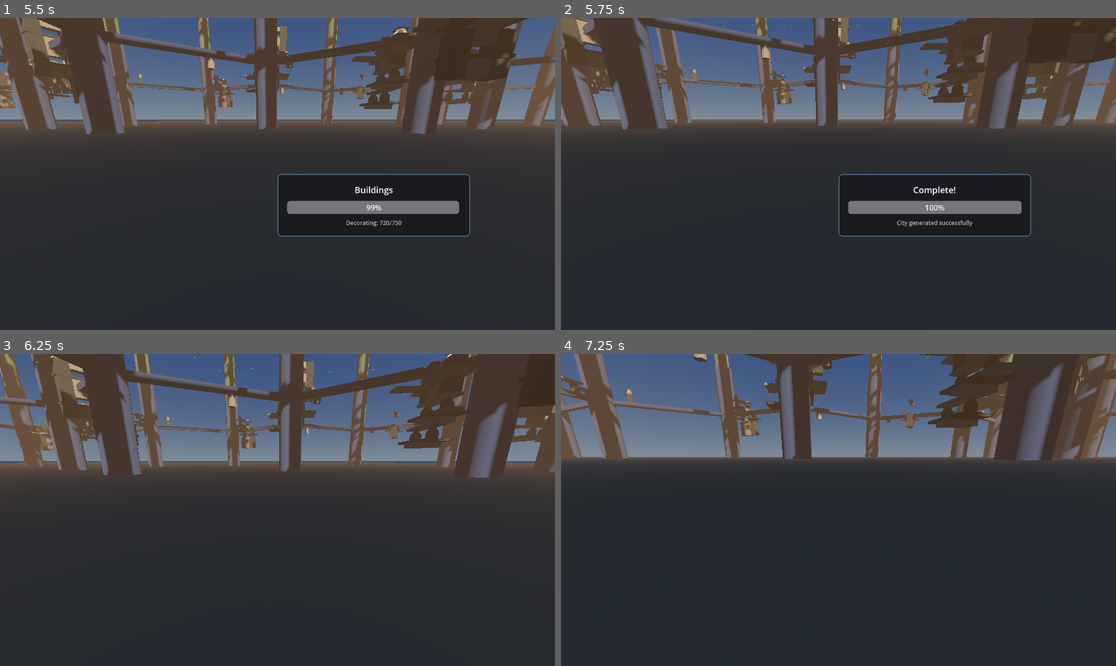
Above: before the commit, frames 1-4 (two rows, left to right).
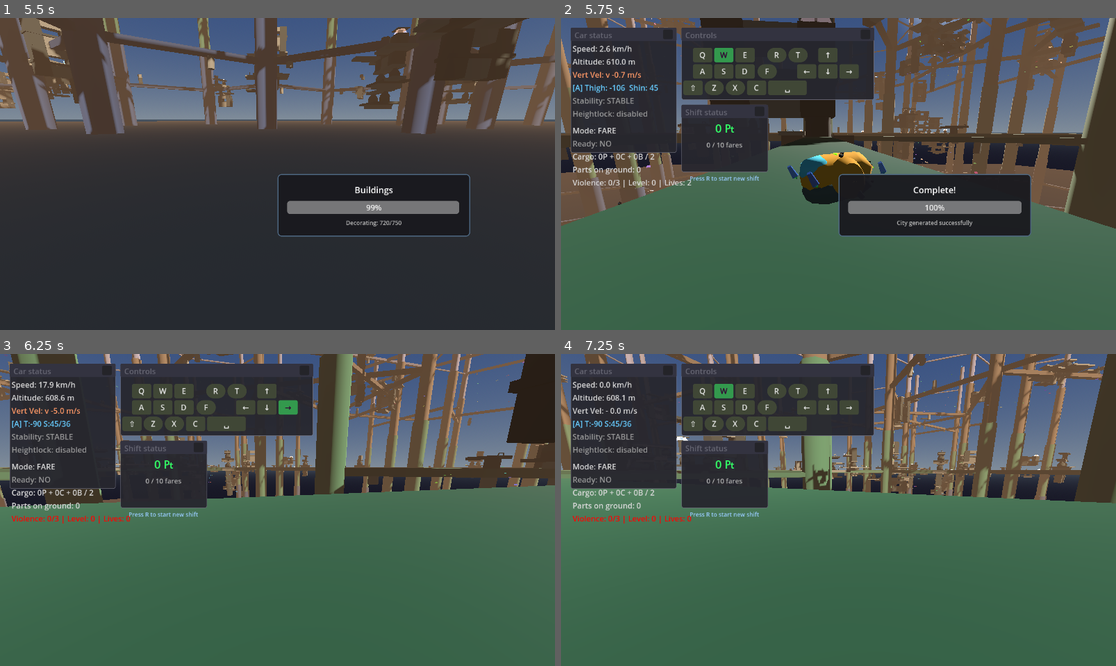
Above: after the commit, the same moments.

Repository: TaxiService/fcar
Game: Godot game, scene res://city/city_test.tscn
The game is run twice, just before and just after one commit, with the same random seed, the same clock (stepped at 60 frames per second) and the same inputs.
Inputs (mouse positions are in pixels of both pictures, inside the frame that each line leads up to):
- Up to frame 1 (5.5 s): tap Enter at 0.5 s; move the mouse to (305, 174) at 0.52 s; hold W (forward) from 0.53 s (still down); tap Shift (boost) at 0.6 s; click (305, 174) at 0.67 s; tap Space (jump) at 0.77, 1.52, 3.02, 3.77, 4.52 s; move the mouse to (249, 174) at 1.27 s; tap R (confirm) at 1.35 s; move the mouse to (288, 167) at 2.02 s; tap C (crouch) at 2.1 s; move the mouse to (271, 180) at 2.77 s; tap V (toggle_auto_hover) at 2.85 s; click (271, 180) at 2.92 s; move the mouse to (316, 177) at 3.52 s; hold F (toggle_control_lock) 3.53-4.28 s; move the mouse to (233, 170) at 4.27 s; tap Ctrl at 4.35 s; move the mouse to (283, 174) at 5.02 s; tap Alt at 5.1 s; click (283, 174) at 5.17 s
- Up to frame 2 (5.75 s): keep holding W (forward)
- Up to frame 3 (6.25 s): move the mouse to (255, 503) at 5.77 s; release W (forward) at 5.78 s; hold Right (shin_right) from 5.78 s (still down); tap P at 5.85 s; tap Space (jump) at 6.02 s
- Up to frame 4 (7.25 s): move the mouse to (866, 510) at 6.52 s; release Right (shin_right) at 6.53 s; hold W (forward) from 6.53 s (still down); tap N at 6.6 s; tap Space (jump) at 6.77 s

Frame 1 is identical in both runs. In frame 2, 77% of the frame differs, in the area x 0-100%, y 0-100%; in frame 3, 89%; in frame 4, 88%.

Commit message:
updated city_test.tscn spawn_fcar value

Diff:
--- a/city/city_test.tscn
+++ b/city/city_test.tscn
@@ -74,7 +74,6 @@
 edge_top_sizes = 1
 building_generator_path = NodePath("BuildingGenerator")
 highway_generator_path = NodePath("HighwayGenerator")
-spawn_fcar = false
 
 [node name="BuildingGenerator" type="Node3D" parent="CityGenerator"]
 script = ExtResource("10_bgen")
Not shown: 1 places in city/city_test.tscn that only renumber resources
